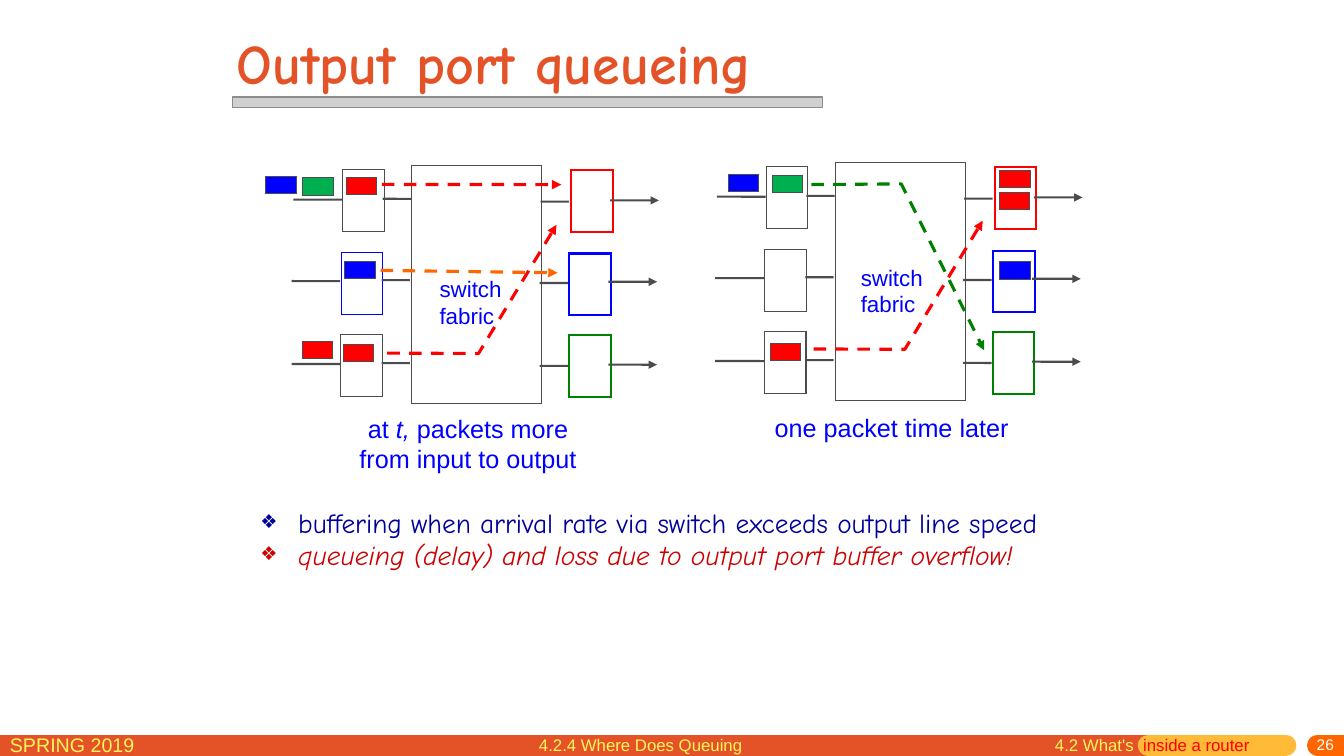
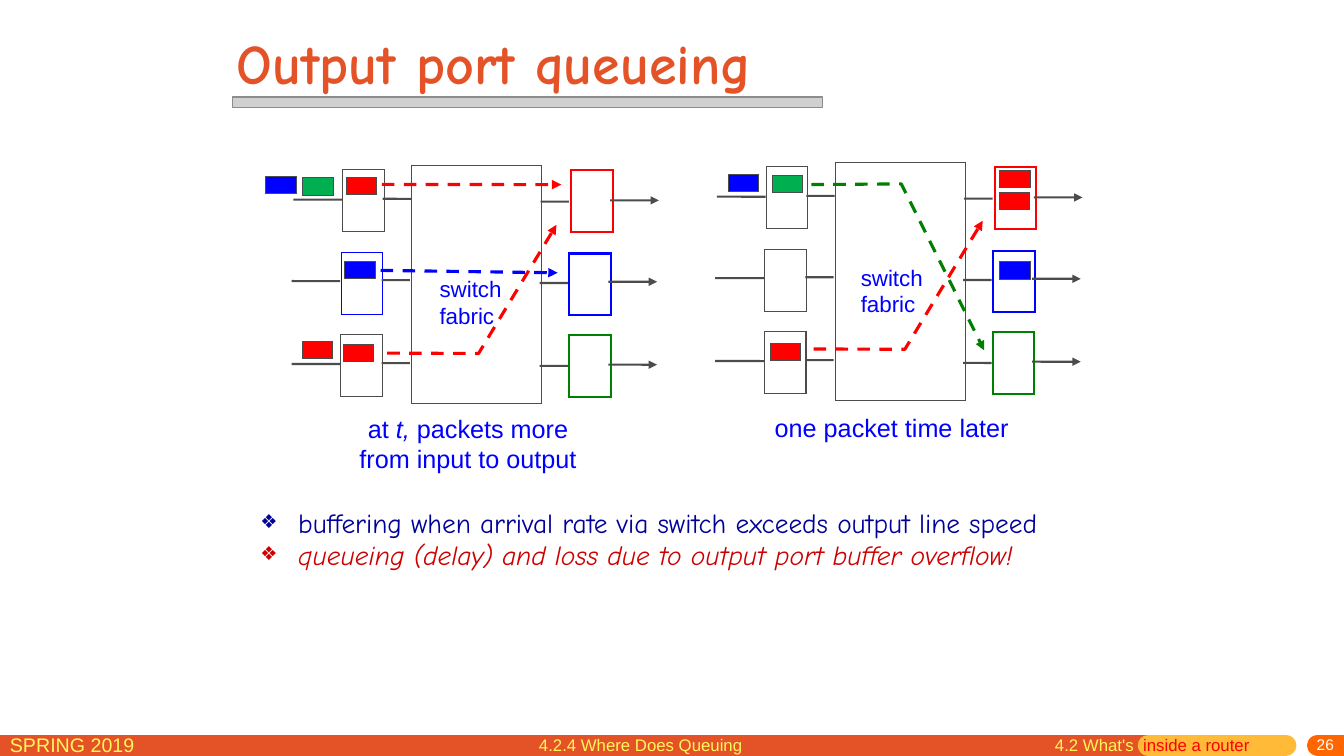
Before and after one commit to jichenghu/PPT_networkDistributed, a slide deck: slide 26 of chapter4.pptx. Drawn at 1344x756 pixels with LibreOffice and Linux fonts; fonts in the diff are those of the drawing; grey boxes stand for pictures. Boxes give left, top, right and bottom in pixels: in the first picture for what was removed or moved away, otherwise in the second. Text is boxed around its words. In the diff, an @@ line names an element or a change of style, - is before the commit and + after.

```diff
--- a/chapter4.pptx
+++ b/chapter4.pptx
@@ arrow (381, 270) - (558, 273): stroke #FF6600 2.25 pt dashed to #0000FF 2.25 pt dashed @@
```
Also in this commit, not shown: 2 other slides changed.
